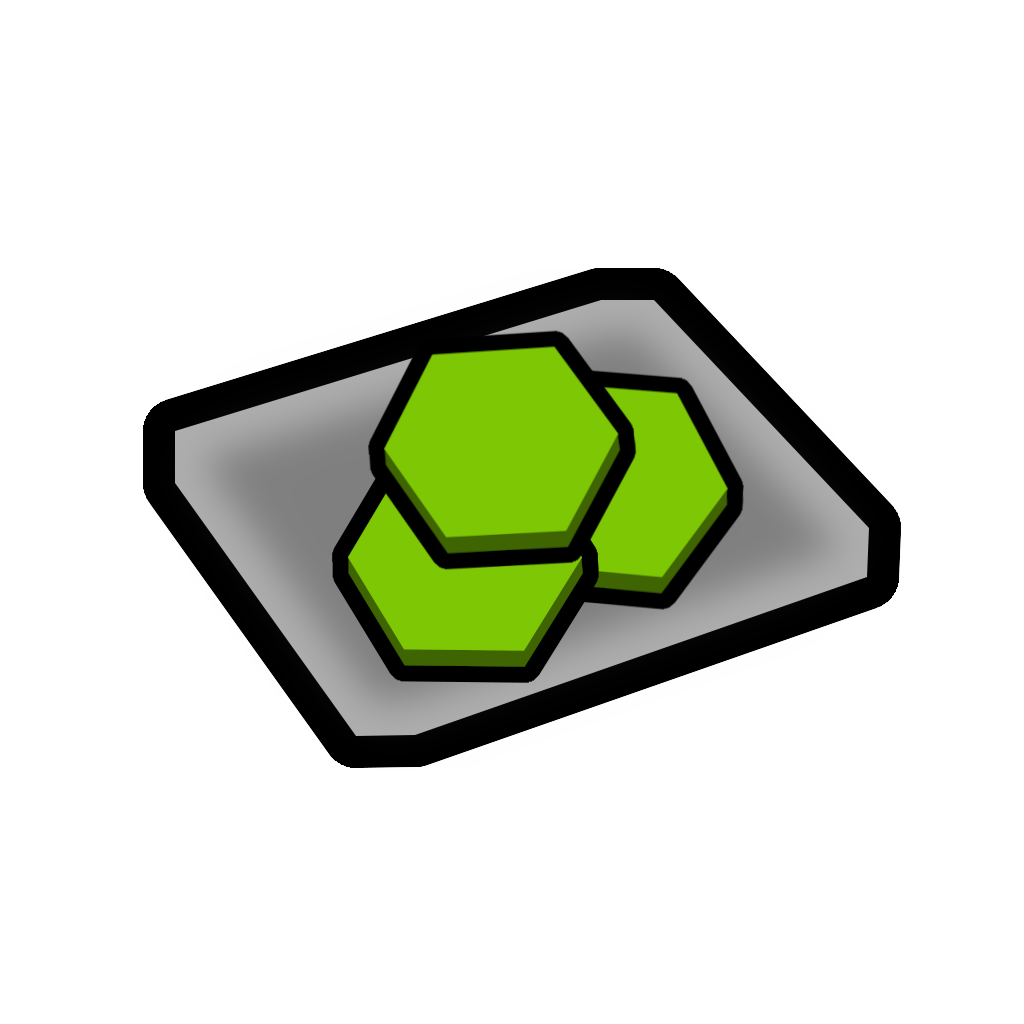
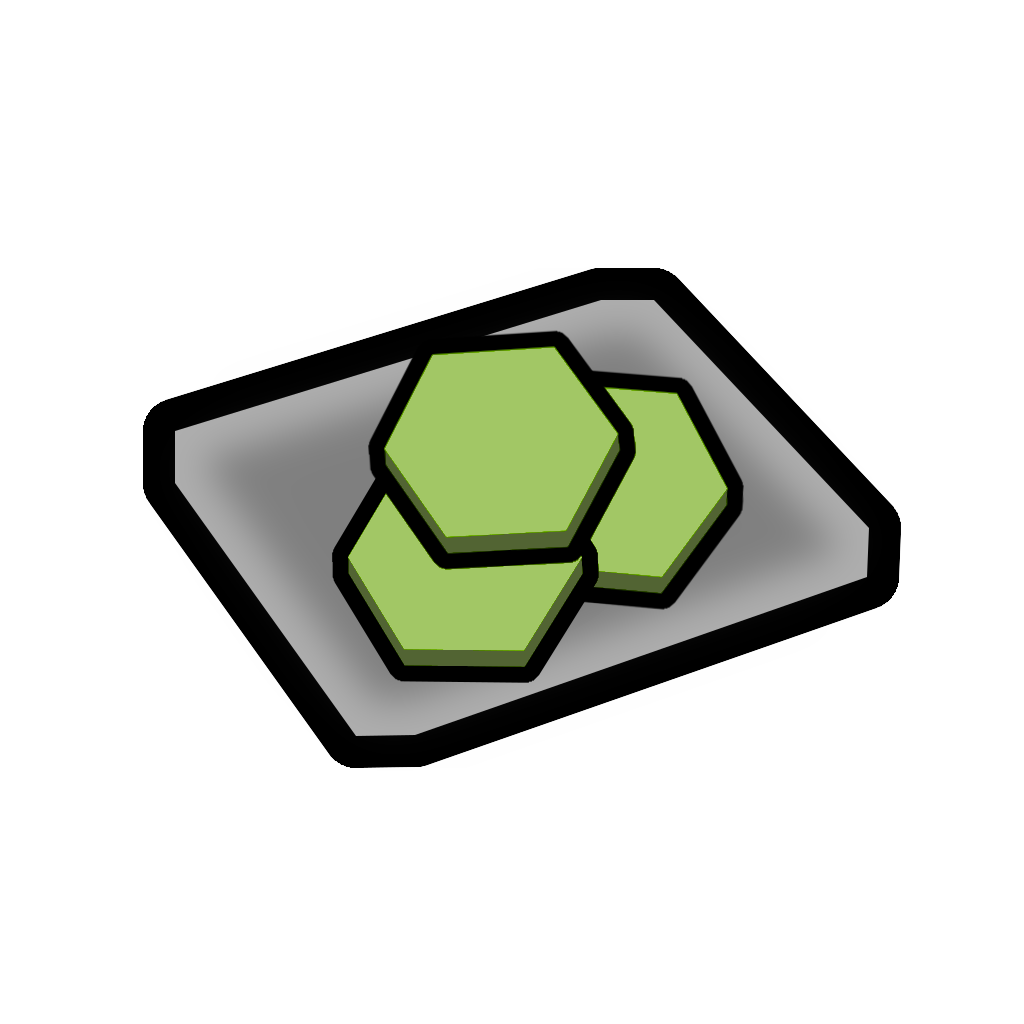
Revision of a layered 1024×1024 image; what changed, layer by layer:
added layer "bg" above "pill copy #1" over [348, 348, 727, 667]